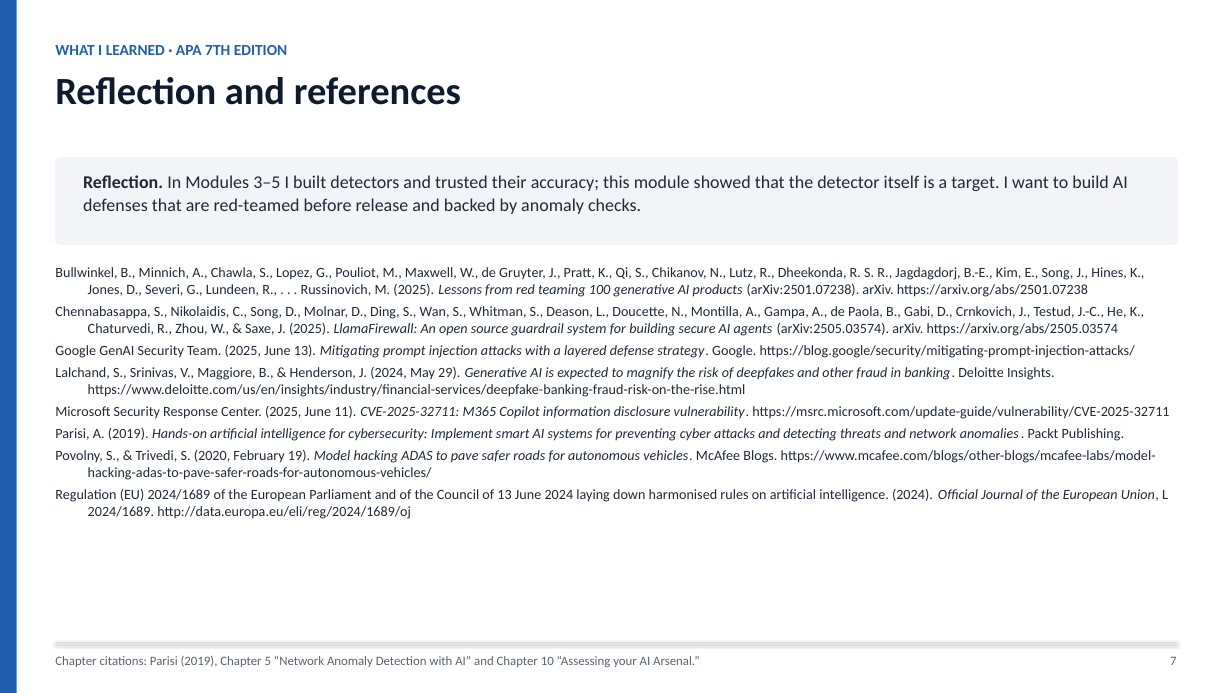
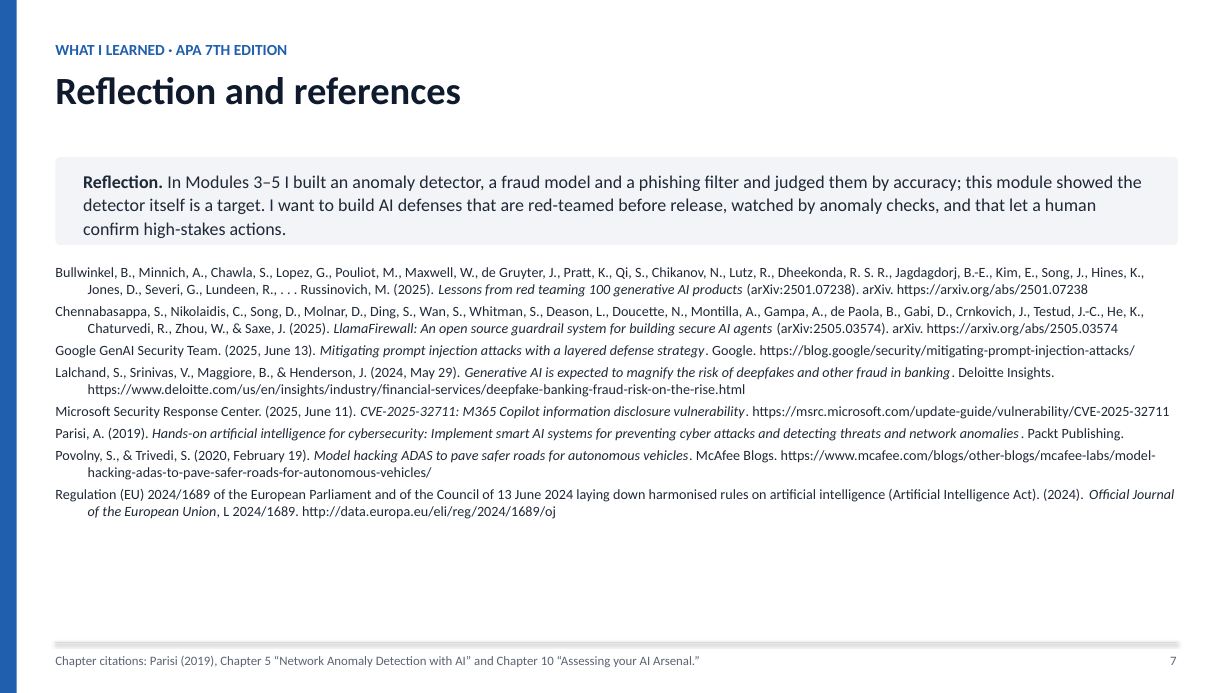
Before and after one commit to Ruthvik-Bandari/ArtificialIntelligence-for-Cybersecurity, a slide deck: slide 7 of module-06-adversarial-attacks/Bandari_Ruthvik_Nath_Module6_Adversarial_Attack_Analysis.pptx. Drawn at 1232x693 pixels with LibreOffice and Linux fonts; fonts in the diff are those of the drawing. Boxes give left, top, right and bottom in pixels: in the first picture for what was removed or moved away, otherwise in the second. Text is boxed around its words. In the diff, an @@ line names an element or a change of style, - is before the commit and + after.

```diff
--- a/module-06-adversarial-attacks/Bandari_Ruthvik_Nath_Module6_Adversarial_Attack_Analysis.pptx
+++ b/module-06-adversarial-attacks/Bandari_Ruthvik_Nath_Module6_Adversarial_Attack_Analysis.pptx
@@ text at [83, 175, 1141, 238]: text changed @@
-Reflection. In Modules 3–5 I built detectors and trusted their accuracy; this module showed that the detector itself is a target. I want to build AI defenses that are red-teamed before release and backed by anomaly checks.
+Reflection. In Modules 3–5 I built an anomaly detector, a fraud model and a phishing filter and judged them by accuracy; this module showed the detector itself is a target. I want to build AI defenses that are red-teamed before release, watched by anomaly checks, and that let a human confirm high-stakes actions.
@@ text at [55, 489, 1175, 519]: text changed @@
-Regulation (EU) 2024/1689 of the European Parliament and of the Council of 13 June 2024 laying down harmonised rules on artificial intelligence. (2024). Official Journal of the European Union, L 2024/1689. http://data.europa.eu/eli/reg/2024/1689/oj
+Regulation (EU) 2024/1689 of the European Parliament and of the Council of 13 June 2024 laying down harmonised rules on artificial intelligence (Artificial Intelligence Act). (2024). Official Journal of the European Union, L 2024/1689. http://data.europa.eu/eli/reg/2024/1689/oj
```
Also in this commit, not shown: 6 other slides changed, 2 other files.
